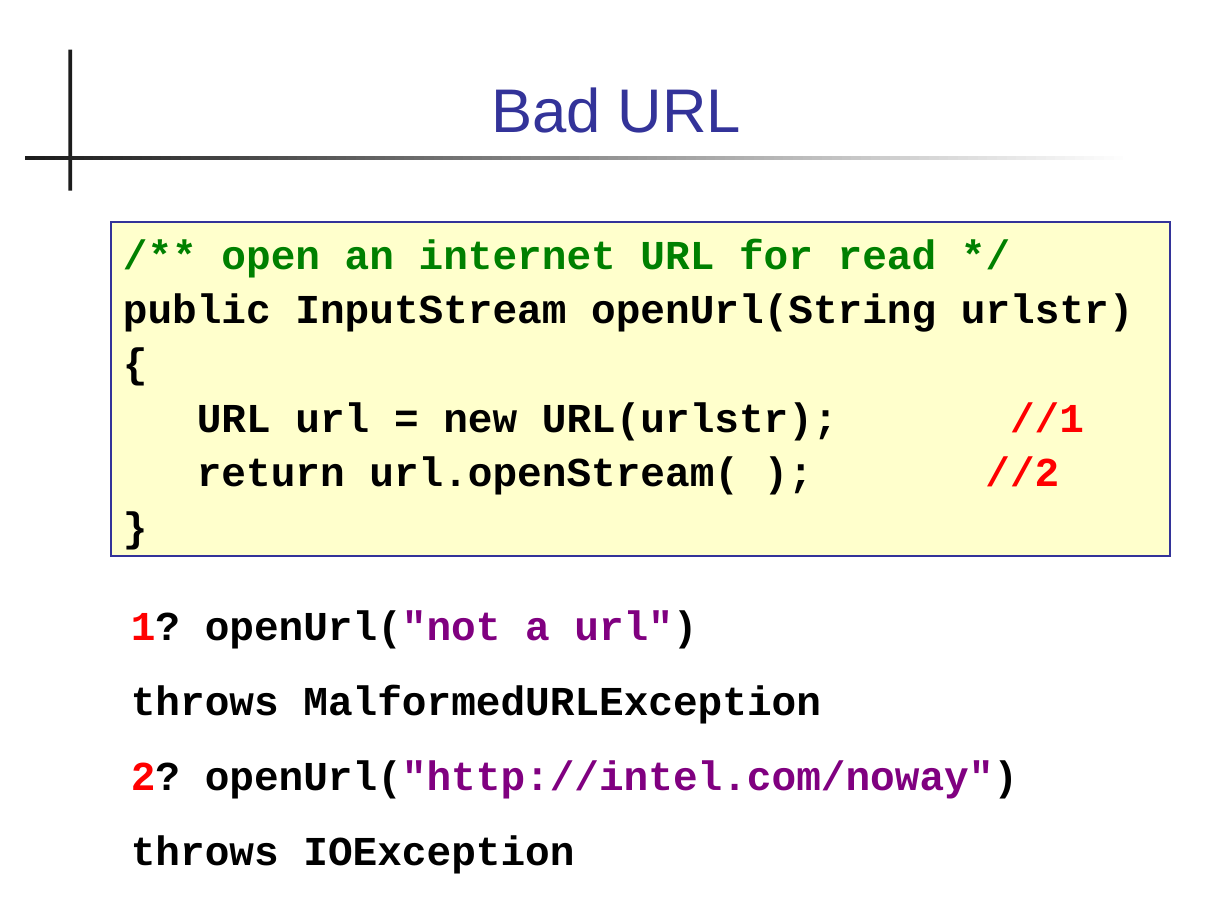
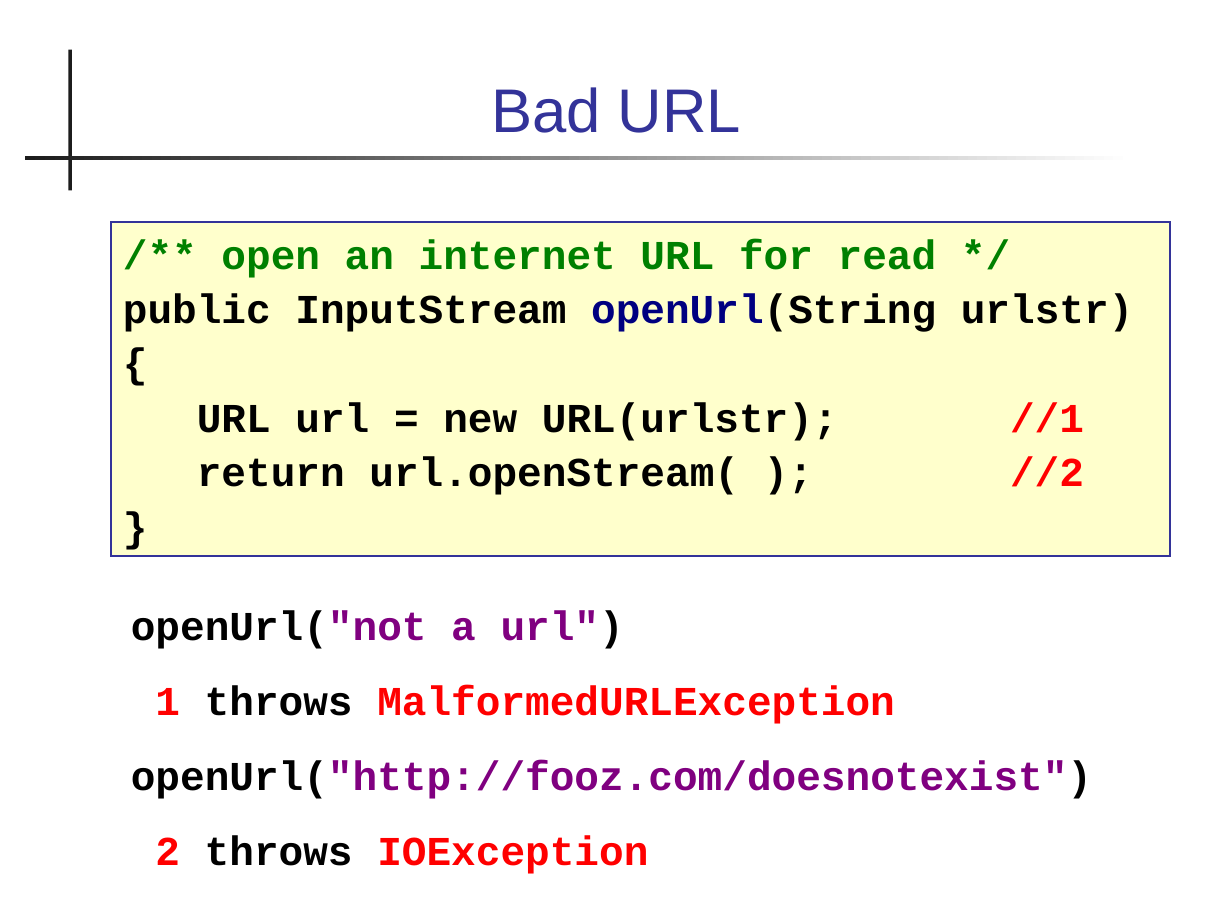
Before and after one commit to skeoop/skeoop.github.io, a slide deck: slide 11 of week6/Exceptions.ppt (slide 6 before the commit). Drawn at 1232x924 pixels with LibreOffice and Linux fonts; fonts in the diff are those of the drawing. Boxes give left, top, right and bottom in pixels: in the first picture for what was removed or moved away, otherwise in the second. Text is boxed around its words. In the diff, an @@ line names an element or a change of style, - is before the commit and + after.

```diff
--- a/week6/Exceptions.ppt
+++ b/week6/Exceptions.ppt
@@ text in rectangle at (x1=123, y1=293, x2=1134, y2=332): text colour #000000 to #000080 in "openUrl(String" @@
@@ text at (x1=131, y1=610, x2=1092, y2=874): text changed; text colour #000000 to #800080 @@
-1? openUrl("not a url")
-throws MalformedURLException
-2? openUrl("http://intel.com/noway")
-throws IOException
+openUrl("not a url")
+1 throws MalformedURLException
+openUrl("http://fooz.com/doesnotexist")
+2 throws IOException
```
Also in this commit, not shown: 17 other slides changed, 13 slides added, 2 slides removed.
